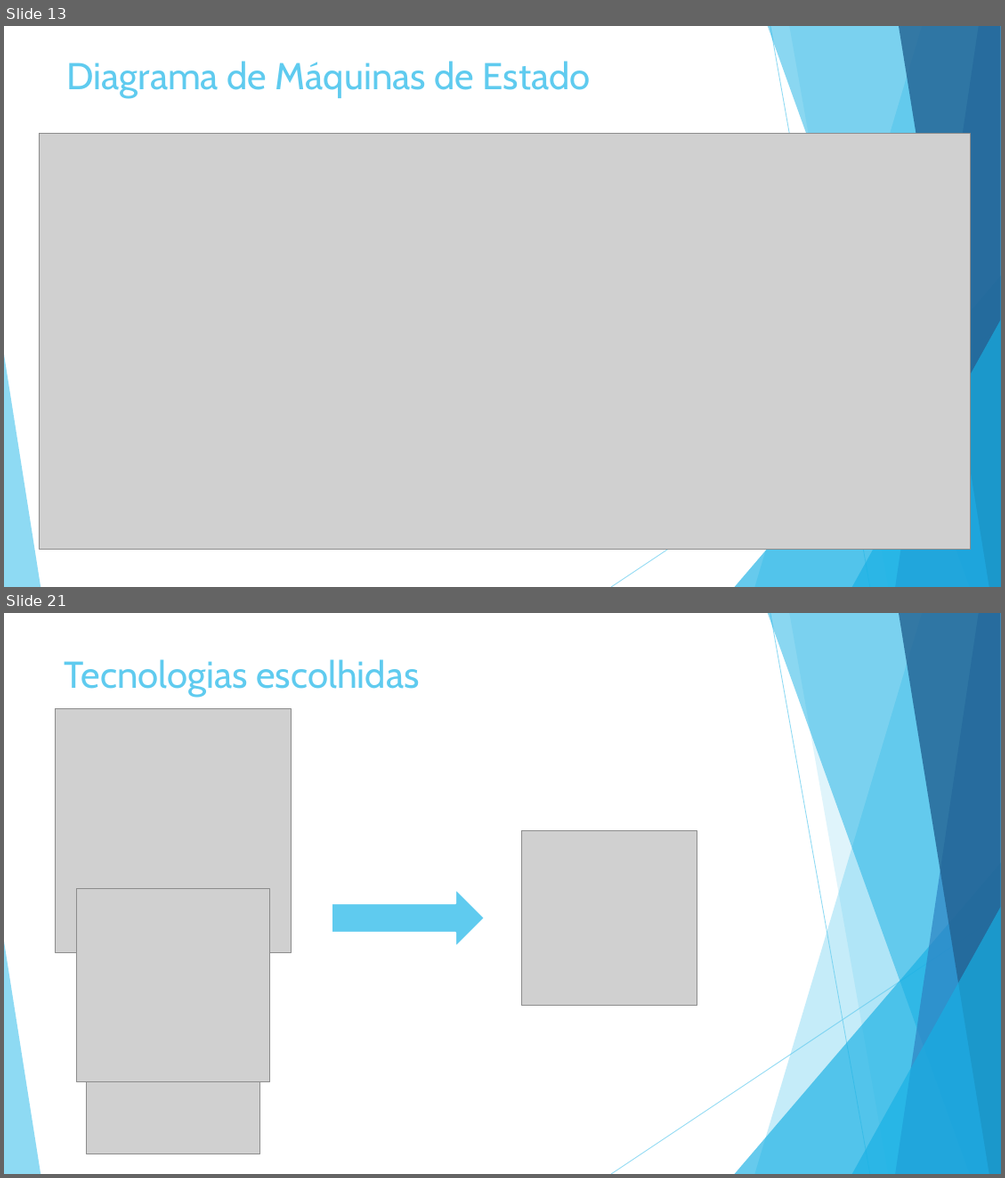
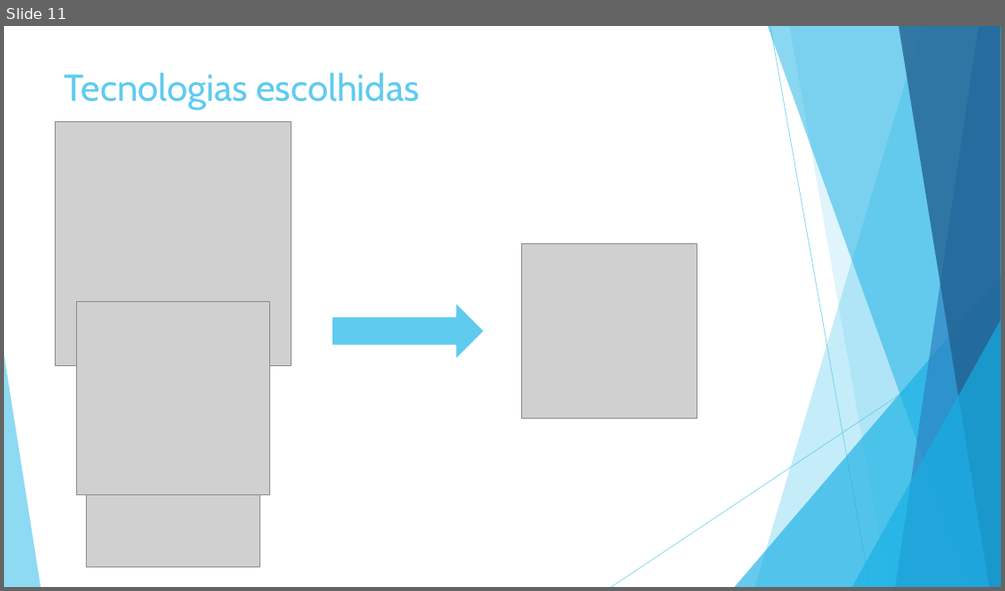
Before and after one commit to vitorjrc/babysitting-system, a slide deck: relatorio/Fase 3/LI4.pptx. Shown one above the other, each under a label of ours: slides 13 and 21 before the commit, slide 11 after it; the slides between them are not shown. The pictures are 1005x1178 and 1005x591 pixels, drawn with LibreOffice and Linux fonts; fonts in the diff are those of the drawing; grey boxes stand for pictures. Boxes give left, top, right and bottom in pixels: in the first picture for what was removed or moved away, otherwise in the second. Text is boxed around its words. In the diff, an @@ line names an element or a change of style, - is before the commit and + after.

```diff
--- a/relatorio/Fase 3/LI4.pptx
+++ b/relatorio/Fase 3/LI4.pptx
@@ slide 13 removed at <box>4,26,1001,587</box>, background #FFFFFF; not listed: 10 template elements that a slide beside it also shows @@
@@ title removed at <box>67,61,591,98</box> @@
-Diagrama de Máquinas de Estado
@@ picture removed at <box>39,134,971,548</box> @@
@@ what was slide 21 is now slide 11 @@
```
Also in this commit, not shown: 7 slides changed, 6 slides added, 9 other slides removed.
